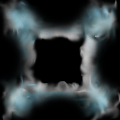
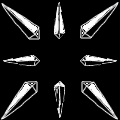
Layers edited between the first and the second 120 × 120 image:
added layer "Layer 32" above "Layer 30" over 81, 81, 118, 120
added layer "Layer 30" above "Layer 31" over 80, 2, 119, 39
added layer "Layer 31" above "Layer 36" over 1, 81, 38, 120
added layer "Layer 36" above "Layer 34" over 53, 2, 66, 109
added layer "Layer 34" above "Layer 35" over 53, 81, 66, 118
added layer "Layer 35" above "Layer 33" over 80, 54, 117, 67
added layer "Layer 33" above "Layer 29" over 3, 54, 40, 67
added layer "Layer 29" above "Layer 37" over 1, 3, 40, 40
added layer "Layer 37" above "jadestone" over 0, 0, 120, 120
hid group "cloud" (3 layers) over 0, 0, 120, 120
added layer "Rectangle 1" (1st of 2) above "Rectangle 1" over 0, 0, 120, 120
